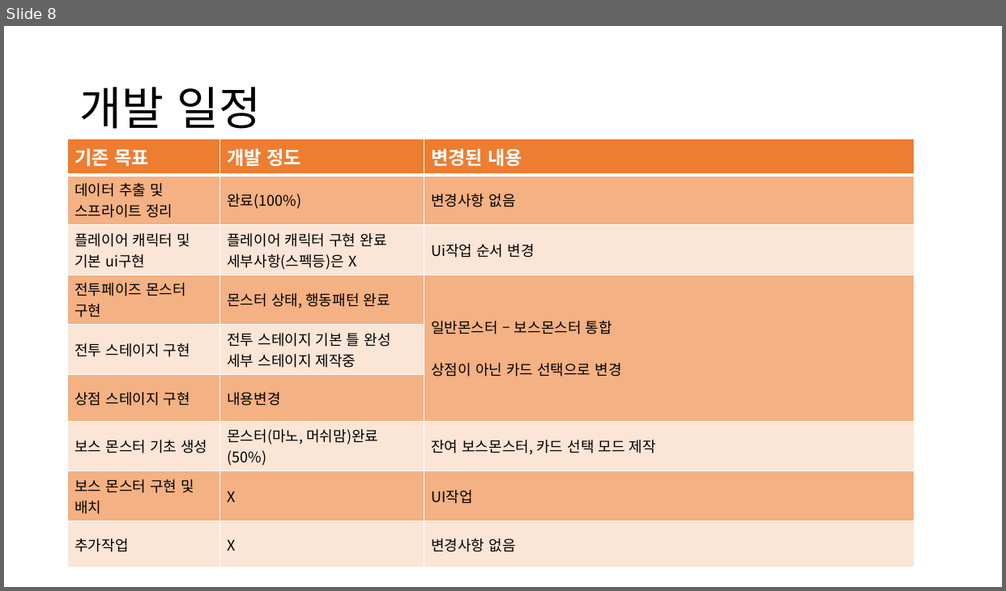
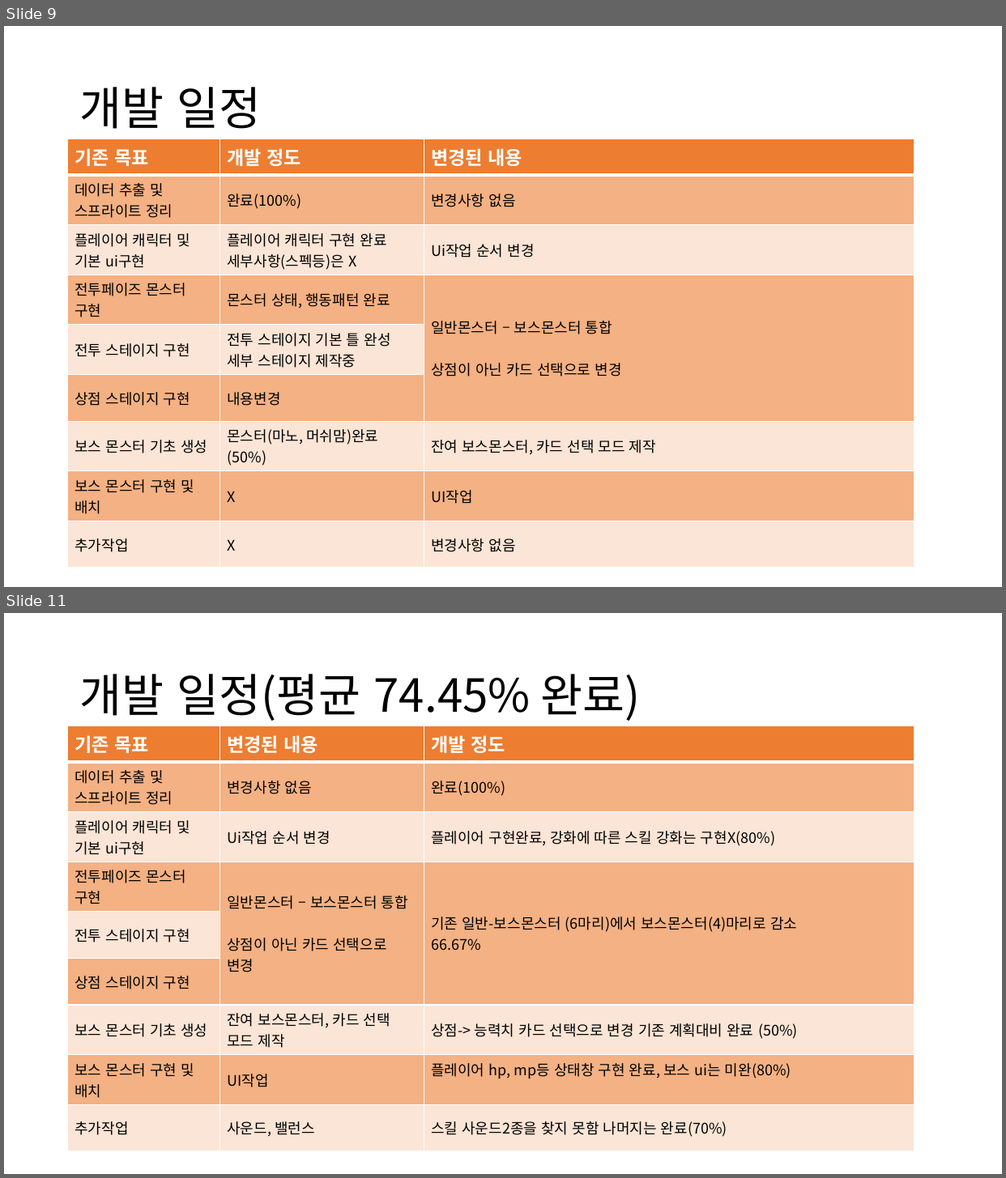
Before and after one commit to popopocorn/2021180001_2DGP_termproject, a slide deck: 2021180001_middle_ppt.pptx. Shown one above the other, each under a label of ours: slide 8 before the commit, slides 9 and 11 after it; the slides between them are not shown. The pictures are 1006x591 and 1006x1178 pixels, drawn with LibreOffice and Linux fonts; fonts in the diff are those of the drawing. Boxes give left, top, right and bottom in pixels: in the first picture for what was removed or moved away, otherwise in the second. Text is boxed around its words. In the diff, an @@ line names an element or a change of style, - is before the commit and + after.

```diff
--- a/2021180001_middle_ppt.pptx
+++ b/2021180001_middle_ppt.pptx
@@ slide 11 added at box(4, 613, 1002, 1174), background #FFFFFF @@
@@ title added at box(80, 674, 641, 721), 44 pt, text #000000 @@
+개발 일정(평균 74.45% 완료)
@@ table added at box(68, 726, 916, 1140), 9 rows, 3 columns @@
+기존 목표 | 변경된 내용 | 개발 정도
+데이터 추출 및 스프라이트 정리 | 변경사항 없음 | 완료(100%)
+플레이어 캐릭터 및 기본 ui구현 | Ui작업 순서 변경 | 플레이어 구현완료, 강화에 따른 스킬 강화는 구현X(80%)
+전투페이즈 몬스터 구현 | 일반몬스터 – 보스몬스터 통합 / 상점이 아닌 카드 선택으로 변경 | 기존 일반-보스몬스터 (6마리)에서 보스몬스터(4)마리로 감소 / 66.67%
+전투 스테이지 구현 |  | 
+상점 스테이지 구현 |  | 
+보스 몬스터 기초 생성 | 잔여 보스몬스터, 카드 선택 모드 제작 | 상점-> 능력치 카드 선택으로 변경 기존 계획대비 완료 (50%)
+보스 몬스터 구현 및 배치 | UI작업 | 플레이어 hp, mp등 상태창 구현 완료, 보스 ui는 미완(80%)
+추가작업 | 사운드, 밸런스 | 스킬 사운드2종을 찾지 못함 나머지는 완료(70%)
@@ what was slide 8 is now slide 9 @@
```
Also in this commit, not shown: 3 other slides added.
